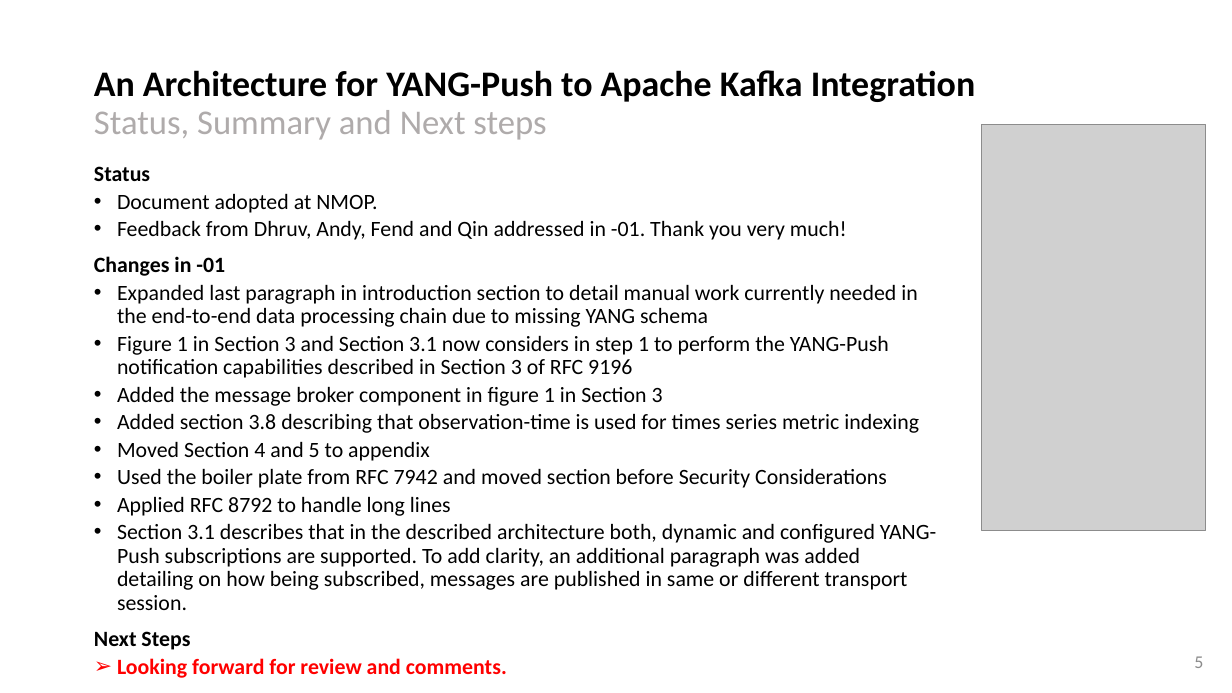
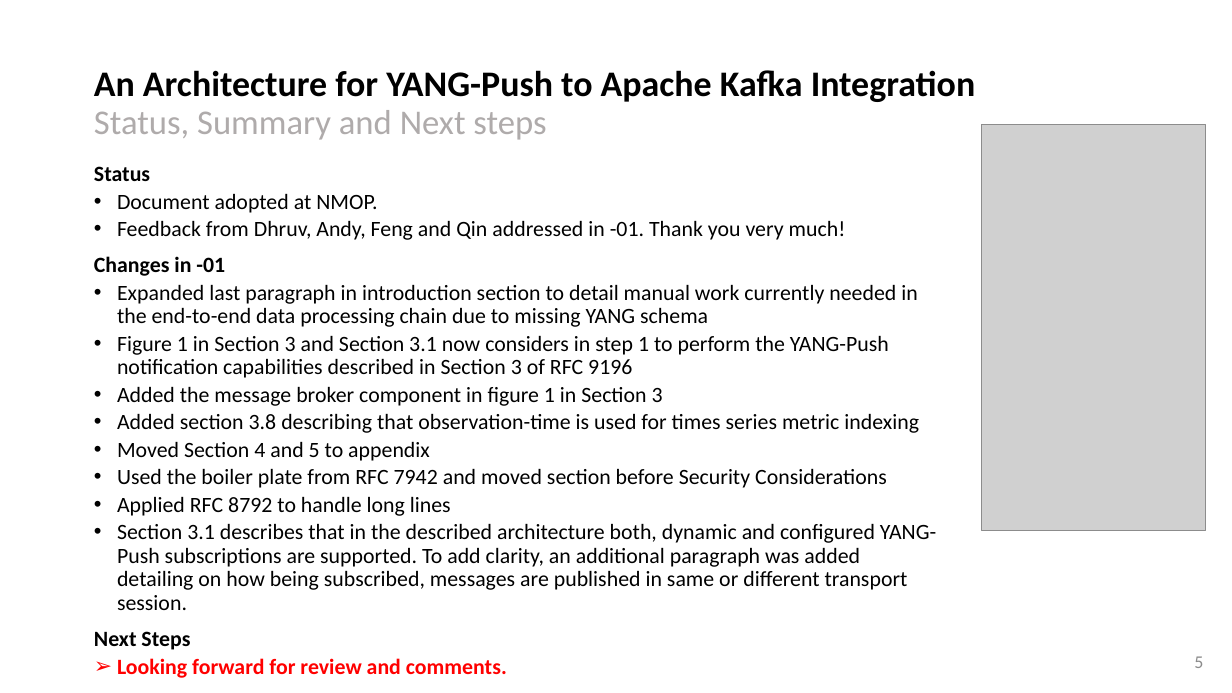
Before and after one commit to network-analytics/ietf-network-analytics-document-status, a slide deck: slide 5 of 120/NETCONF/draft-ietf-nmop-yang-message-broker-integration.pptx. Drawn at 1232x693 pixels with LibreOffice and Linux fonts; fonts in the diff are those of the drawing; grey boxes stand for pictures. Boxes give left, top, right and bottom in pixels: in the first picture for what was removed or moved away, otherwise in the second. Text is boxed around its words. In the diff, an @@ line names an element or a change of style, - is before the commit and + after.

```diff
--- a/120/NETCONF/draft-ietf-nmop-yang-message-broker-integration.pptx
+++ b/120/NETCONF/draft-ietf-nmop-yang-message-broker-integration.pptx
@@ text at (117,221,846,240): text changed @@
-• Feedback from Dhruv, Andy, Fend and Qin addressed in -01. Thank you very much!
+• Feedback from Dhruv, Andy, Feng and Qin addressed in -01. Thank you very much!
```
Also in this commit, not shown: 3 other files.
